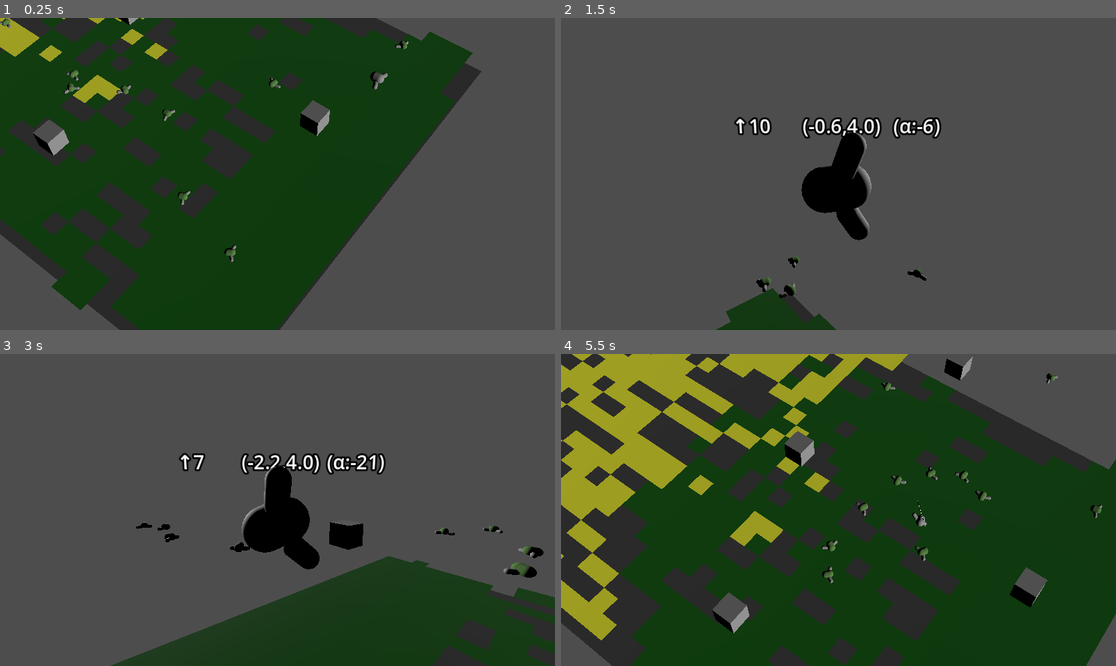
Above: before the commit, frames 1-4 (two rows, left to right).
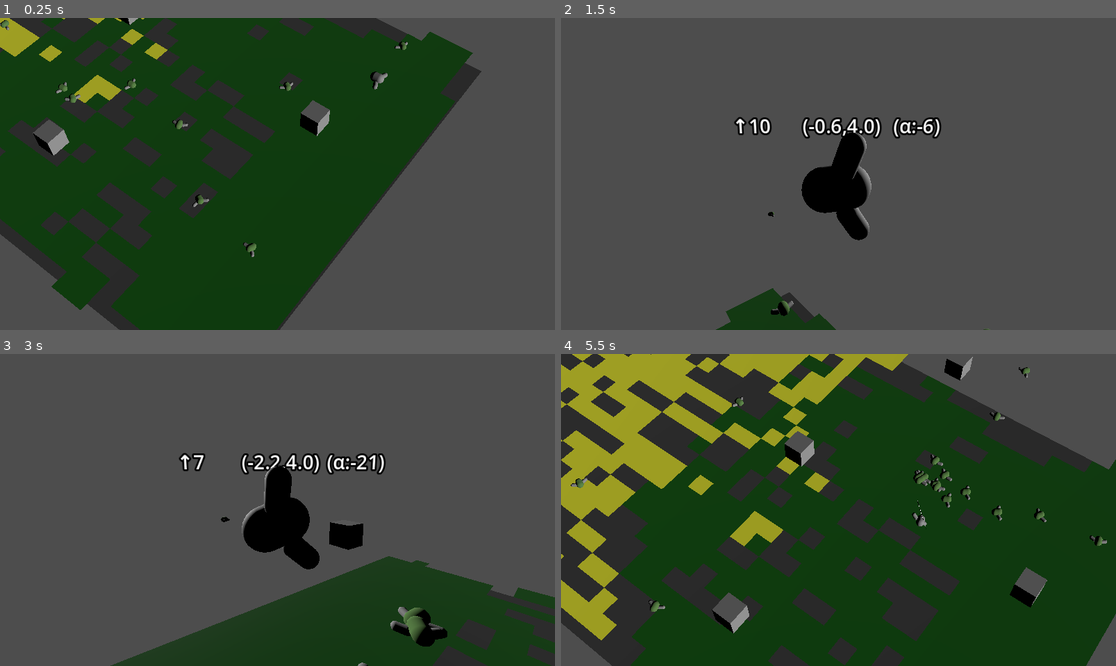
Above: after the commit, the same moments.

Repository: flatweb/gwj90Murat
Game: Godot game, scene res://game.tscn
Two runs of this game, one before a commit and one after it. Both use one fixed random seed, a clock stepped at 60 frames per second and the inputs below.
Inputs (mouse positions are in pixels of both pictures, inside the frame that each line leads up to):
- Up to frame 1 (0.25 s): no input
- Up to frame 2 (1.5 s): move the mouse to (960, 158) at 0.52 s; hold Right (droite) 0.53-1.28 s; tap Z (attente) at 0.6 s; move the mouse to (727, 189) at 1.27 s; hold Down (bas) from 1.28 s (still down); tap C (camera) at 1.35 s
- Up to frame 3 (3 s): move the mouse to (333, 441) at 2.02 s; release Down (bas) at 2.03 s; hold Space (decolle) 2.03-2.78 s; hold Right (droite) from 2.03 s (still down); move the mouse to (249, 572) at 2.77 s; tap Z (attente) at 2.85 s
- Up to frame 4 (5.5 s): move the mouse to (1005, 556) at 3.52 s; release Right (droite) at 3.53 s; hold Left (gauche) 3.53-5.03 s; tap C (camera) at 3.6 s; move the mouse to (672, 463) at 4.27 s; tap Space (decolle) at 4.35 s; move the mouse to (866, 510) at 5.02 s; hold Down (bas) from 5.03 s (still down); tap Z (attente) at 5.1 s

The runs differ from the first frame. In frame 1, 0.7% of the frame differs, in the area x 0-74%, y 0-79%; in frame 2, 0.4%; in frame 3, 1.3%; in frame 4, 1.3%, in the area x 1-99%, y 4-83%.

Commit message:
Ajustement du comportement des bande

Diff:
--- a/Boid/assets/scripts/Boid.gd
+++ b/Boid/assets/scripts/Boid.gd
@@ -2,7 +2,7 @@
 
 class_name Boid
 
-@export var maxVelocity: float = 6
+@export var maxVelocity: float = 5
 @export var maxAcceleration: float = 20
 @export var rotationOffset: Vector3 = Vector3(0,PI/2,0)
 
--- a/game.tscn
+++ b/game.tscn
@@ -69,9 +69,9 @@
 visualRange = 15.0
 separationDistance = 8.0
 predator = NodePath("../Oiseau")
-predatorMinDist = 5.0
+predatorMinDist = 12.0
+repulsorMinDIst = 3.0
 cohesionWeight = 0.5
-separationWeight = 3.0
 
 [node name="MeshInstance3D" type="MeshInstance3D" parent="." unique_id=1621687425 groups=["Repulsor"]]
 transform = Transform3D(1, 0, 0, 0, 1, 0, 0, 0, 1, 0, 5.1623354, 0)
--- a/project.godot
+++ b/project.godot
@@ -14,6 +14,10 @@
 run/main_scene="uid://c88tyonahc3cv"
 config/features=PackedStringArray("4.6", "Forward Plus")
 config/icon="res://icon.svg"
+
+[editor]
+
+movie_writer/movie_file="C:/Users/Plouf/Documents/GameJam/Export1.avi"
 
 [input]
 
